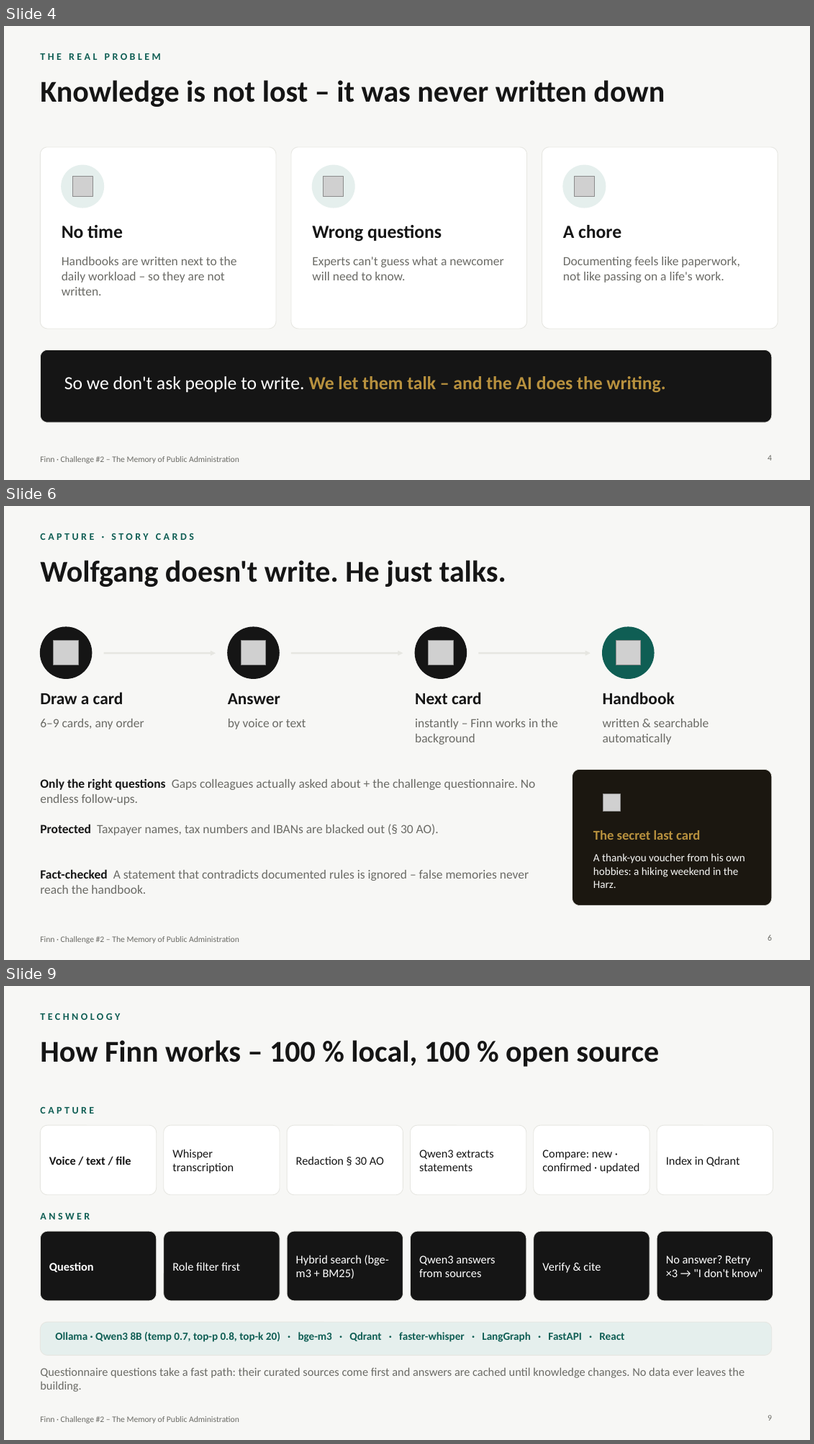
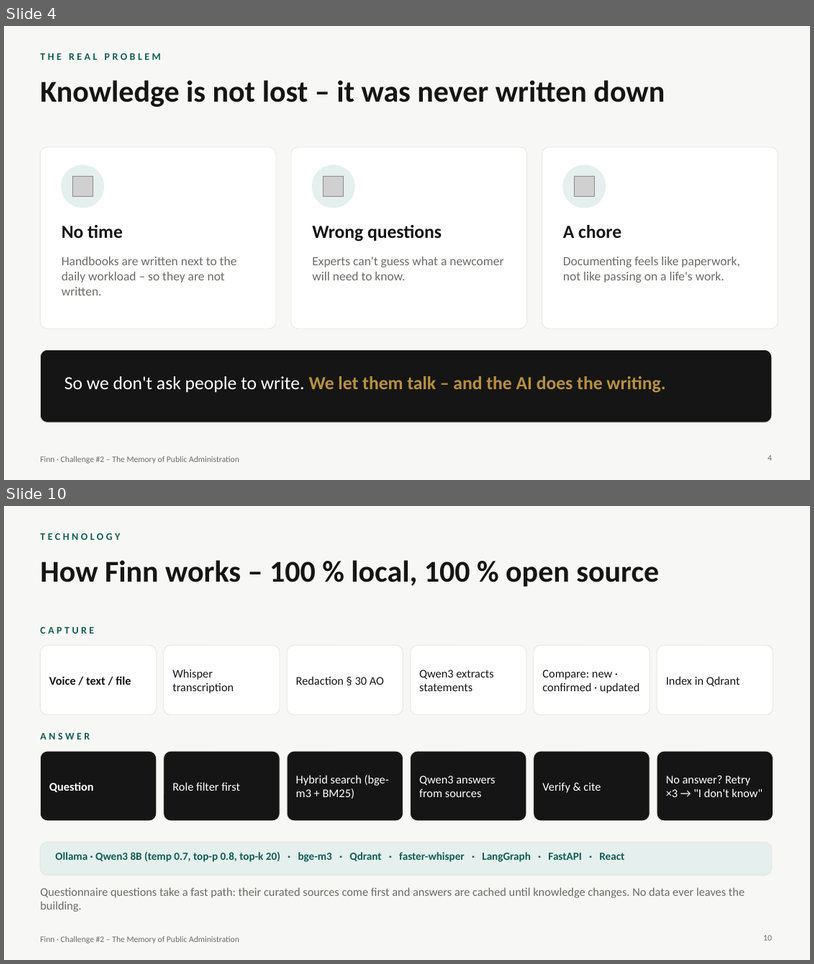
Before and after one commit to Akshai-Athota/MOE, a slide deck: presentation/Finn_Pitch.pptx. Shown one above the other, each under a label of ours: slides 4, 6 and 9 before the commit, slides 4 and 10 after it; the slides between them are not shown. The pictures are 814x1444 and 814x964 pixels, drawn with LibreOffice and Linux fonts; fonts in the diff are those of the drawing; grey boxes stand for pictures. Boxes give left, top, right and bottom in pixels: in the first picture for what was removed or moved away, otherwise in the second. Text is boxed around its words. In the diff, an @@ line names an element or a change of style, - is before the commit and + after.

```diff
--- a/presentation/Finn_Pitch.pptx
+++ b/presentation/Finn_Pitch.pptx
@@ slide 6 removed at box(4, 506, 810, 960), background #F7F7F5; not listed: 1 template element that a slide beside it also shows @@
@@ text removed at box(40, 533, 194, 540) @@
-CAPTURE · STORY CARDS
@@ title removed at box(40, 560, 507, 587) @@
-Wolfgang doesn't write. He just talks.
@@ ellipse removed at box(40, 627, 92, 678) @@
@@ ellipse removed at box(228, 627, 279, 678) @@
@@ ellipse removed at box(415, 627, 467, 678) @@
@@ ellipse removed at box(603, 627, 654, 678) @@
@@ picture removed at box(54, 641, 78, 665) @@
@@ arrow removed from (104, 653) to (216, 653) @@
@@ picture removed at box(241, 641, 266, 665) @@
@@ arrow removed from (291, 653) to (404, 653) @@
@@ picture removed at box(429, 641, 453, 665) @@
@@ arrow removed from (479, 653) to (591, 653) @@
@@ picture removed at box(616, 641, 641, 665) @@
@@ text removed at box(40, 692, 124, 704) @@
-Draw a card
@@ text removed at box(228, 693, 280, 704) @@
-Answer
@@ text removed at box(415, 692, 482, 704) @@
-Next card
@@ text removed at box(603, 692, 675, 704) @@
-Handbook
@@ text removed at box(40, 718, 144, 729) @@
-6–9 cards, any order
@@ text removed at box(228, 718, 306, 729) @@
-by voice or text
@@ text removed at box(415, 718, 558, 744) @@
-instantly – Finn works in the background
@@ text removed at box(603, 718, 710, 744) @@
-written & searchable automatically
@@ text removed at box(40, 778, 535, 805) @@
-Only the right questions Gaps colleagues actually asked about + the challenge questionnaire. No endless follow-ups.
@@ rounded rectangle removed at box(573, 769, 772, 906) @@
@@ ellipse removed at box(594, 784, 630, 821) @@
@@ picture removed at box(604, 794, 621, 811) @@
@@ text removed at box(40, 824, 439, 835) @@
-Protected Taxpayer names, tax numbers and IBANs are blacked out (§ 30 AO).
@@ text removed at box(594, 830, 700, 839) @@
-The secret last card
@@ text removed at box(40, 869, 529, 893) @@
-Fact-checked A statement that contradicts documented rules is ignored – false memories never reach the handbook.
@@ text removed at box(594, 853, 746, 888) @@
-A thank-you voucher from his own hobbies: a hiking weekend in the Harz.
@@ page number removed at box(768, 934, 772, 940) @@
-6
@@ what was slide 9 is now slide 10 @@
@@ page number at box(764, 934, 772, 940): text changed @@
-9
+10
```
Also in this commit, not shown: 5 slides changed, 5 slides added, 3 other slides removed.
